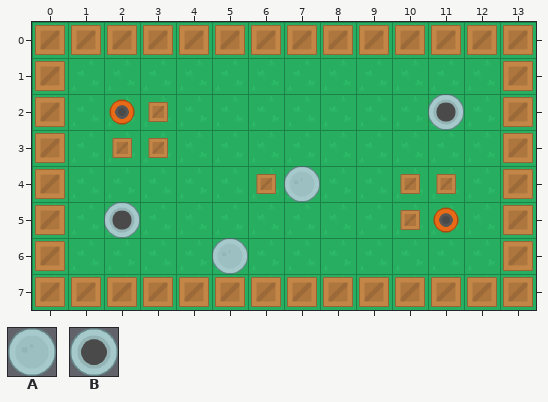
Tiled map: bot-battles/data/source/map.tmx. That is the earlier state.
Cells are 64x64 px. Shown: x 0..13, y 0..7.
Key: from "map": A 358, B 367.
Objects are placed by their top-left corner, in cells (3,4 is the top-left corner of cell 3,4); size is 1x1 cell unless given.
Layers that did not change in this view are not listed.
Objects on layer "healthSpawner" before:
A "healthSpawner" at 7,4
A "healthSpawner" at 5,6
Objects on layer "weaponSpawner" before:
B "weaponSpawner" at 11,2
B "weaponSpawner" at 2,5
After:
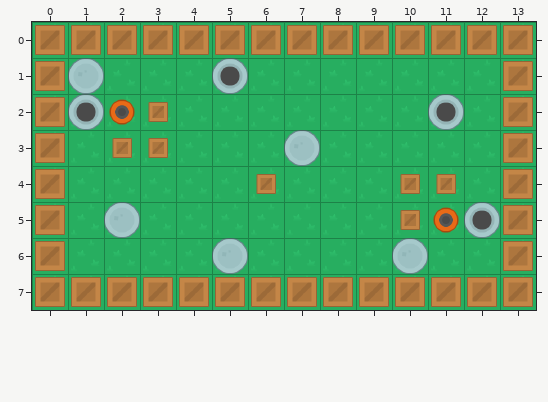
What changed:
Layer "healthSpawner":
Object A "healthSpawner" at 7,4 becomes A "healthSpawner" at 2,5.
A new object: A "healthSpawner" at 1,1.
A new object: A "healthSpawner" at 7,3.
A new object: A "healthSpawner" at 10,6.
Layer "weaponSpawner":
Object B "weaponSpawner" at 2,5 becomes B "weaponSpawner" at 5,1.
A new object: B "weaponSpawner" at 1,2.
A new object: B "weaponSpawner" at 12,5.
Changed places in both pictures, as pixel boxes (x1, y1, x2, y2):
added: (68, 58, 104, 130)
new place: (212, 58, 248, 94)
changed: (284, 130, 320, 202)
changed: (110, 208, 134, 232)
added: (464, 202, 500, 238)
added: (392, 238, 428, 274)
